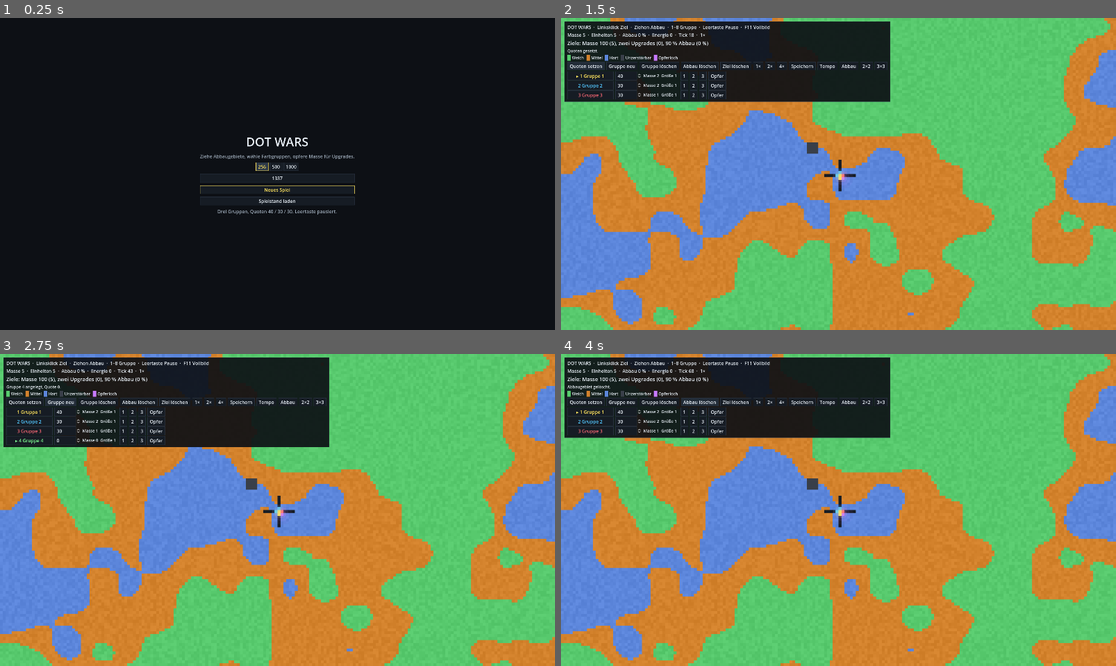
Above: before the commit, frames 1-4 (two rows, left to right).
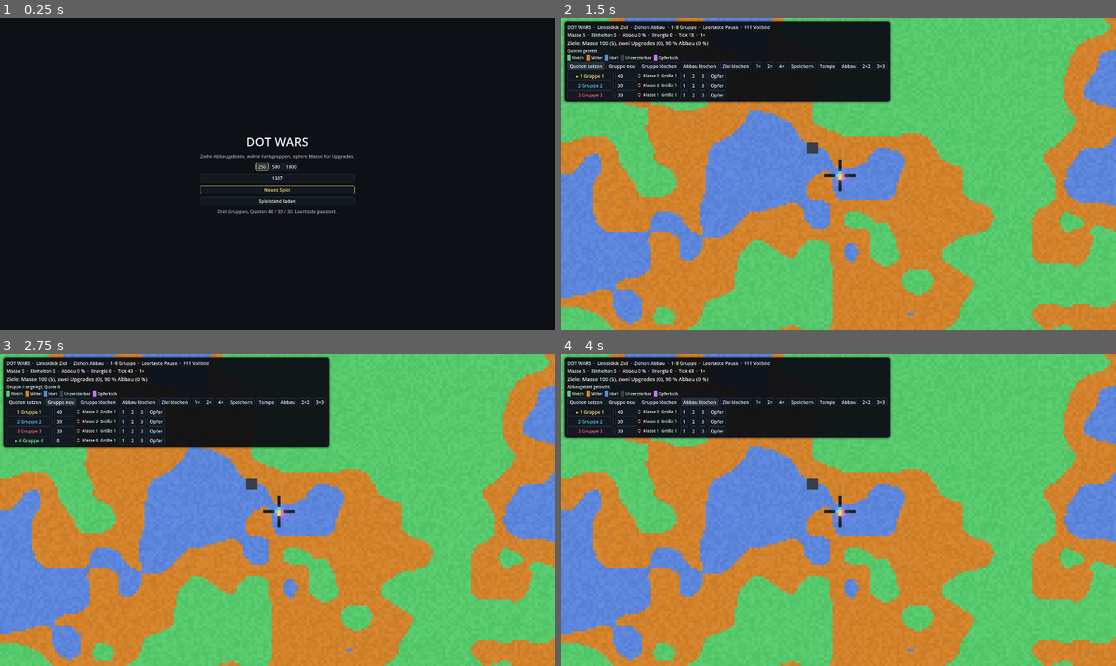
Above: after the commit, the same moments.

Repository: matthias007267/Dot-Wars
Game: Godot game, scene res://scenes/main.tscn
Same seed, same stepped clock (60 frames per second), same inputs: the game is played once before the commit and once after it.
Inputs:
- Up to frame 1 (0.25 s): no input
- Up to frame 2 (1.5 s): click "Neues Spiel" at 0.5 s; click "Quoten setzen" at 1.25 s
- Up to frame 3 (2.75 s): click "Gruppe neu" at 2 s
- Up to frame 4 (4 s): click "Gruppe löschen" at 2.75 s; click "Abbau löschen" at 3.5 s

The runs differ from the first frame. In frame 1, less than 0.1% of the frame differs, in the area x 36-64%, y 46-60%; in frame 2, 0.6%; in frame 3, 0.7%, in the area x 0-60%, y 0-31%; in frame 4, 0.6%.

Commit message:
style: polish Premium Pixel Tactics visuals in src/ui/ui_theme.gd

Diff:
--- a/src/ui/ui_theme.gd
+++ b/src/ui/ui_theme.gd
@@ -4,8 +4,8 @@
 
 const TEXT := Color8(0xE7, 0xEE, 0xF5)
 const MUTED := Color8(0x9A, 0xA7, 0xB5)
-const PANEL := Color8(0x16, 0x1C, 0x24)
-const PANEL_HOVER := Color8(0x22, 0x2C, 0x38)
+const PANEL := Color8(0x13, 0x19, 0x21)
+const PANEL_HOVER := Color8(0x24, 0x30, 0x3B)
 const PANEL_PRESSED := Color8(0x2C, 0x38, 0x48)
 const LINE := Color8(0x2A, 0x34, 0x42)
 const ACCENT := Color8(0xFF, 0xE4, 0x5E)
@@ -35,7 +35,10 @@
 
 
 static func panel() -> StyleBoxFlat:
-	var box := _box(Color(Materials.BACKDROP, 0.92), LINE)
+	var box := _box(Color(Materials.BACKDROP, 0.94), LINE)
+	box.set_corner_radius_all(9)
+	box.shadow_color = Color(0, 0, 0, 0.30)
+	box.shadow_size = 7
 	box.content_margin_left = 10
 	box.content_margin_top = 8
 	box.content_margin_right = 10
@@ -52,4 +55,5 @@
 	box.content_margin_top = 3
 	box.content_margin_right = 8
 	box.content_margin_bottom = 3
+	box.set_corner_radius_all(5)
 	return box
